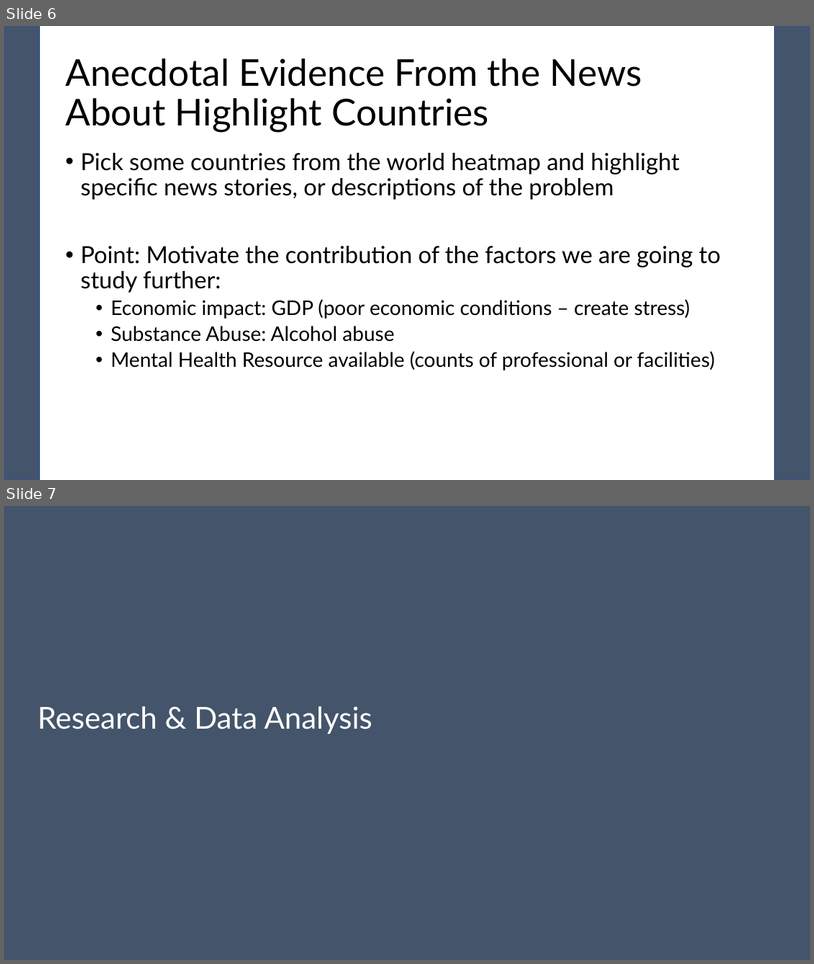
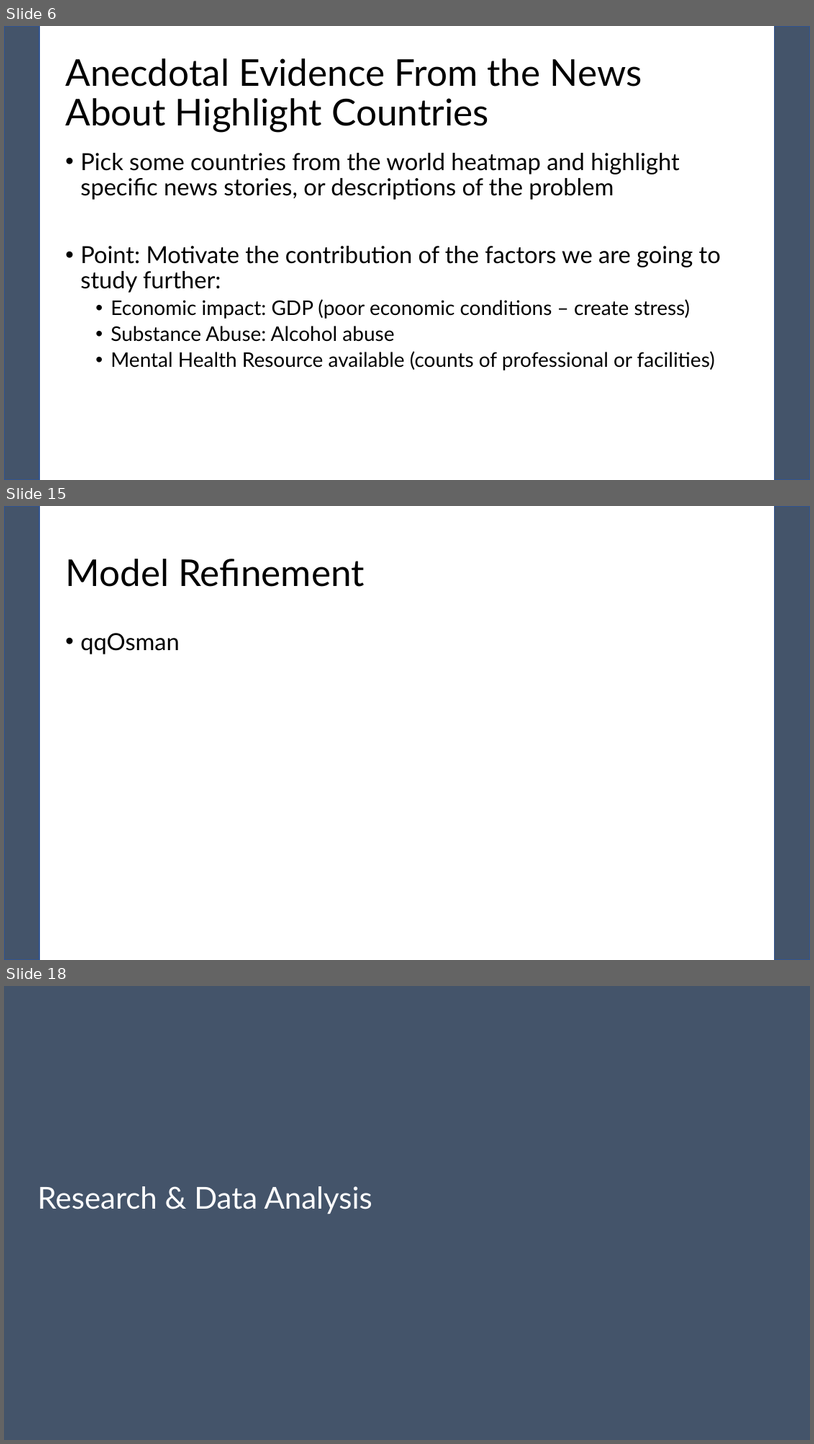
Before and after one commit to pewilliams/regression-mei-team-proj, a slide deck: presentation/Team-25.pptx. Shown one above the other, each under a label of ours: slides 6 and 7 before the commit, slides 6, 15 and 18 after it; the slides between them are not shown. The pictures are 814x964 and 814x1444 pixels, drawn with LibreOffice and Linux fonts; fonts in the diff are those of the drawing. Boxes give left, top, right and bottom in pixels: in the first picture for what was removed or moved away, otherwise in the second. Text is boxed around its words. In the diff, an @@ line names an element or a change of style, - is before the commit and + after.

```diff
--- a/presentation/Team-25.pptx
+++ b/presentation/Team-25.pptx
@@ slide 15 added at bbox=[4, 506, 810, 960], background #FFFFFF; not listed: 2 template elements that a slide beside it also shows @@
@@ title added at bbox=[65, 559, 364, 587], 44 pt, text #000000 @@
+Model Refinement
@@ text added at bbox=[80, 633, 179, 654], 28 pt, text #000000 @@
+• qqOsman
@@ what was slide 7 is now slide 18 @@
```
Also in this commit, not shown: 2 slides changed, 11 other slides added, 1 other file.
